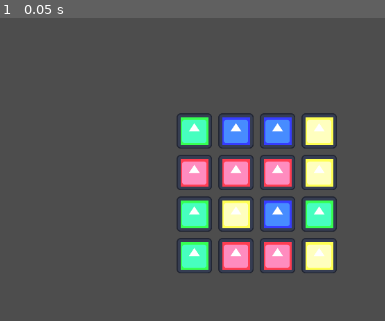
Above: before the commit, frame 1.
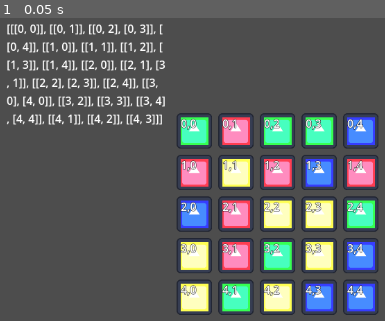
Above: after the commit, the same moment.

Repository: GandalfDG/slop-farmer-extension
Game: Godot game, scene res://game_window.tscn
Two runs of this game, one before a commit and one after it. Both use one fixed random seed, a clock stepped at 60 frames per second and the inputs below. The engine's default icon, where the game draws it, is replaced by a stand-in: a white triangle on a blue panel in a dark square.
Inputs:
- Up to frame 1 (0.05 s): no input

The runs differ from the first frame. In frame 1, 19% of the frame differs, in the area x 1-99%, y 1-99%.

Commit message:
added debug labels
made row/column positions make sense

Diff:
--- a/game_window.tscn
+++ b/game_window.tscn
@@ -7,6 +7,11 @@
 [node name="Grid" type="Node2D" parent="."]
 position = Vector2(393, 224)
 script = ExtResource("1_mn5vm")
-rows = 4
-cols = 4
 offset = 60.0
+
+[node name="Debug Label" type="Label" parent="Grid"]
+offset_left = -245.0
+offset_top = -134.0
+offset_right = -16.0
+offset_bottom = -51.0
+autowrap_mode = 1
--- a/grid.gd
+++ b/grid.gd
@@ -8,15 +8,20 @@
 var grid: Array[Array]
 var groups: Array
 
+var debug_label: Label
+
 var token = preload("res://token.tscn")
 
 func _ready():
+	debug_label = $"Debug Label"
+
 	for row in rows:
 		grid.append([])
 		for column in cols:
 			var token_node = token.instantiate()
 			add_child(token_node)
-			token_node.position = Vector2(offset*row, offset*column)
+			token_node.position = Vector2(offset*column, offset*row)
+			token_node.set_debug_label(str(row) + "," + str(column))
 			grid[row].append(token_node)
 
 	calculate_token_groups()
@@ -64,4 +69,4 @@
 						group_queue.append(coord)
 			groups.append(new_group)
 
-	print(groups)
+	debug_label.text = str(groups)
--- a/project.godot
+++ b/project.godot
@@ -10,12 +10,7 @@
 
 [application]
 
-config/name="combo car"
+config/name="combo-car"
 run/main_scene="uid://bai2mcthexgm5"
 config/features=PackedStringArray("4.4", "GL Compatibility")
 config/icon="res://icon.svg"
-
-[rendering]
-
-renderer/rendering_method="gl_compatibility"
-renderer/rendering_method.mobile="gl_compatibility"
--- a/token.gd
+++ b/token.gd
@@ -5,9 +5,11 @@
 var type: token_type = token_type.TYPE_1
 
 var color_polygon
+var debug_label: Label
 
 func _ready():
 	color_polygon = $Color
+	debug_label = $"Debug Label"
 	type = randi_range(0, 3) as token_type
 	match type:
 		token_type.TYPE_1:
@@ -18,3 +20,6 @@
 			color_polygon.color = Color.BLUE
 		token_type.TYPE_4:
 			color_polygon.color = Color.YELLOW
+
+func set_debug_label(text: String):
+	debug_label.text = text
--- a/token.tscn
+++ b/token.tscn
@@ -1,7 +1,11 @@
-[gd_scene load_steps=4 format=3 uid="uid://b50otusq306jl"]
+[gd_scene load_steps=5 format=3 uid="uid://b50otusq306jl"]
 
 [ext_resource type="Script" uid="uid://cy18iue2caocn" path="res://token.gd" id="1_0ucay"]
 [ext_resource type="Texture2D" uid="uid://cqtw7t2uag6f8" path="res://icon.svg" id="1_bd72f"]
+
+[sub_resource type="LabelSettings" id="LabelSettings_0ucay"]
+outline_size = 2
+outline_color = Color(0, 0, 0, 1)
 
 [sub_resource type="CanvasItemMaterial" id="CanvasItemMaterial_bd72f"]
 blend_mode = 1
@@ -9,13 +13,23 @@
 [node name="Token" type="Node2D"]
 script = ExtResource("1_0ucay")
 
+[node name="Debug Label" type="Label" parent="."]
+z_index = 2
+offset_left = 6.0
+offset_top = 3.0
+offset_right = 39.0
+offset_bottom = 41.0
+text = "1,1"
+label_settings = SubResource("LabelSettings_0ucay")
+
+[node name="Color" type="Polygon2D" parent="."]
+z_index = 1
+material = SubResource("CanvasItemMaterial_bd72f")
+position = Vector2(6, 6)
+color = Color(0.84101, 0.000705212, 0.866408, 1)
+polygon = PackedVector2Array(0, 0, 40, 0, 40, 40, 0, 40)
+
 [node name="Sprite2D" type="Sprite2D" parent="."]
 scale = Vector2(0.4, 0.4)
 texture = ExtResource("1_bd72f")
 centered = false
-
-[node name="Color" type="Polygon2D" parent="."]
-material = SubResource("CanvasItemMaterial_bd72f")
-position = Vector2(6, 6)
-color = Color(3.94672e-06, 0.565612, 0.802131, 1)
-polygon = PackedVector2Array(0, 0, 40, 0, 40, 40, 0, 40)
